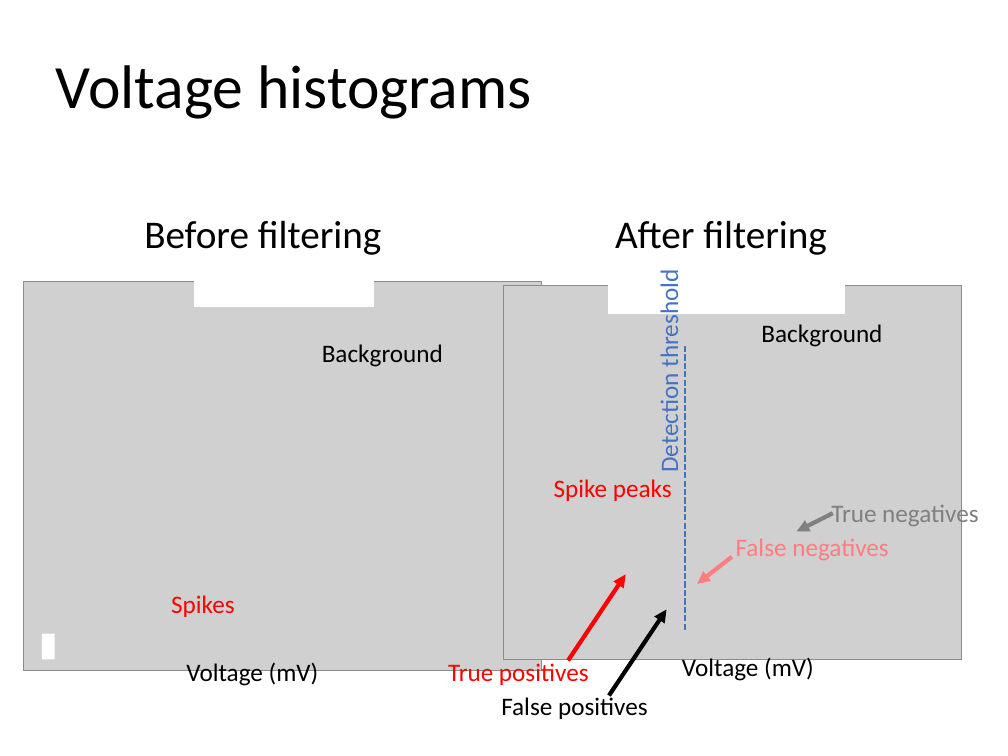
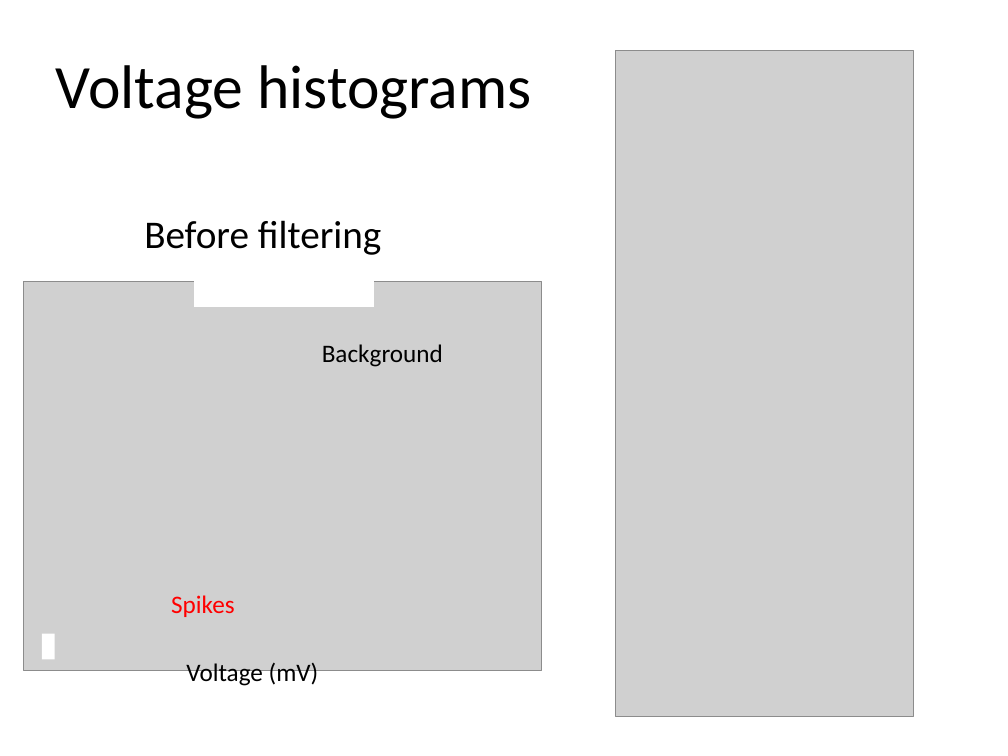
Before and after one commit to tomjhou/MathClassPythonCode, a slide deck: slide 36 of Class2/Lecture2 - Filtering.pptx (slide 32 before the commit). Drawn at 1008x756 pixels with LibreOffice and Linux fonts; fonts in the diff are those of the drawing; grey boxes stand for pictures. Boxes give left, top, right and bottom in pixels: in the first picture for what was removed or moved away, otherwise in the second. Text is boxed around its words. In the diff, an @@ line names an element or a change of style, - is before the commit and + after.

```diff
--- a/Class2/Lecture2 - Filtering.pptx
+++ b/Class2/Lecture2 - Filtering.pptx
@@ picture added at (615, 50, 913, 717) @@
@@ text removed at (615, 220, 826, 255) @@
-After filtering
@@ picture removed at (504, 286, 962, 659) @@
@@ rectangle removed at (609, 286, 844, 313) @@
@@ text removed at (654, 278, 685, 470) @@
-Detection threshold
@@ text removed at (761, 324, 882, 347) @@
-Background
@@ line removed from (684, 346) to (684, 630) @@
@@ text removed at (554, 479, 672, 501) @@
-Spike peaks
@@ text removed at (831, 502, 978, 529) @@
-True negatives
@@ text removed at (736, 538, 888, 560) @@
-False negatives
@@ arrow removed from (833, 513) to (796, 531) @@
@@ arrow removed from (732, 556) to (698, 584) @@
@@ arrow removed from (569, 660) to (626, 575) @@
@@ arrow removed from (609, 696) to (666, 610) @@
@@ text removed at (682, 656, 814, 681) @@
-Voltage (mV)
@@ text removed at (448, 660, 589, 687) @@
-True positives
@@ text removed at (501, 695, 648, 719) @@
-False positives
```
Also in this commit, not shown: 21 other slides changed, 9 slides added, 4 slides removed.
